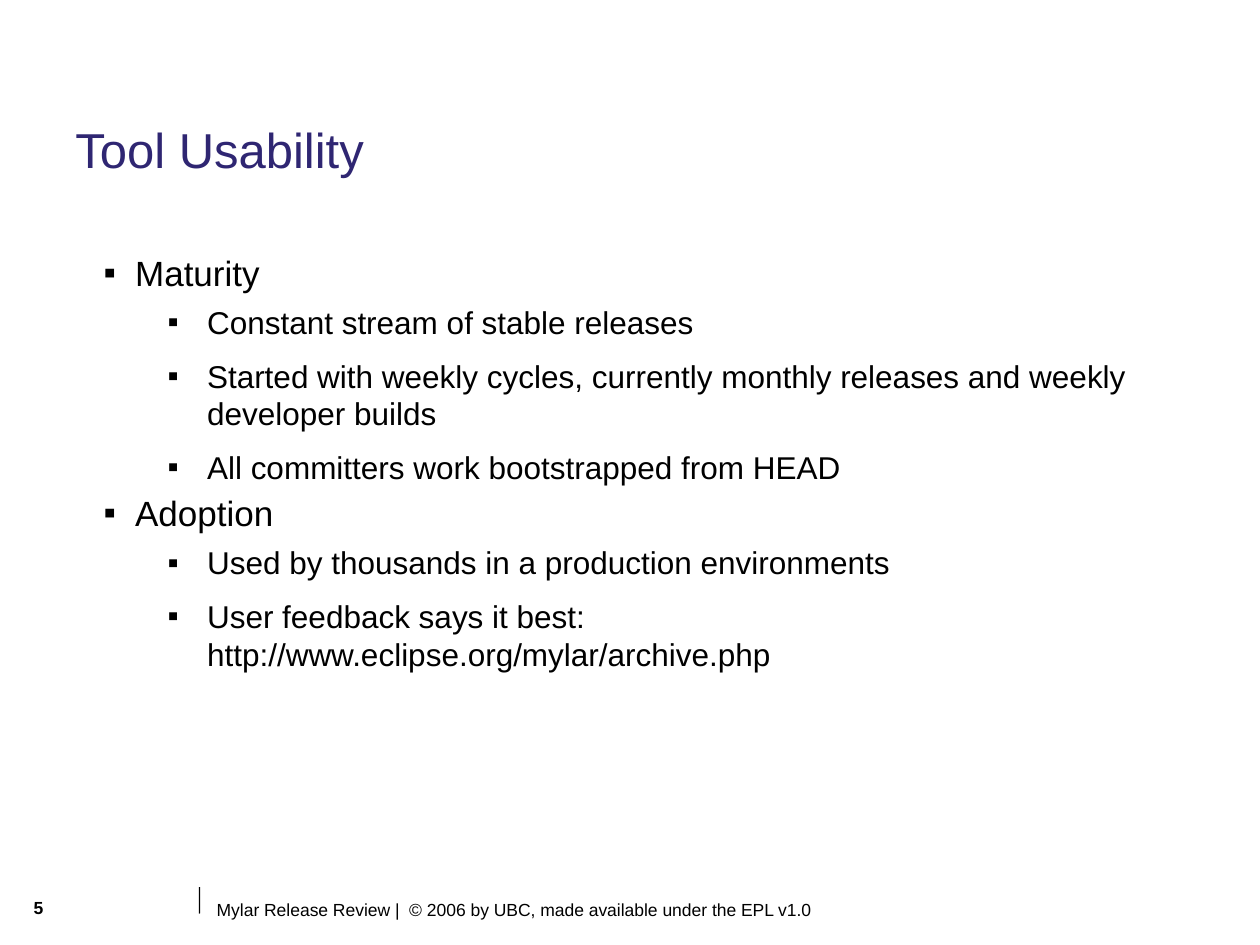
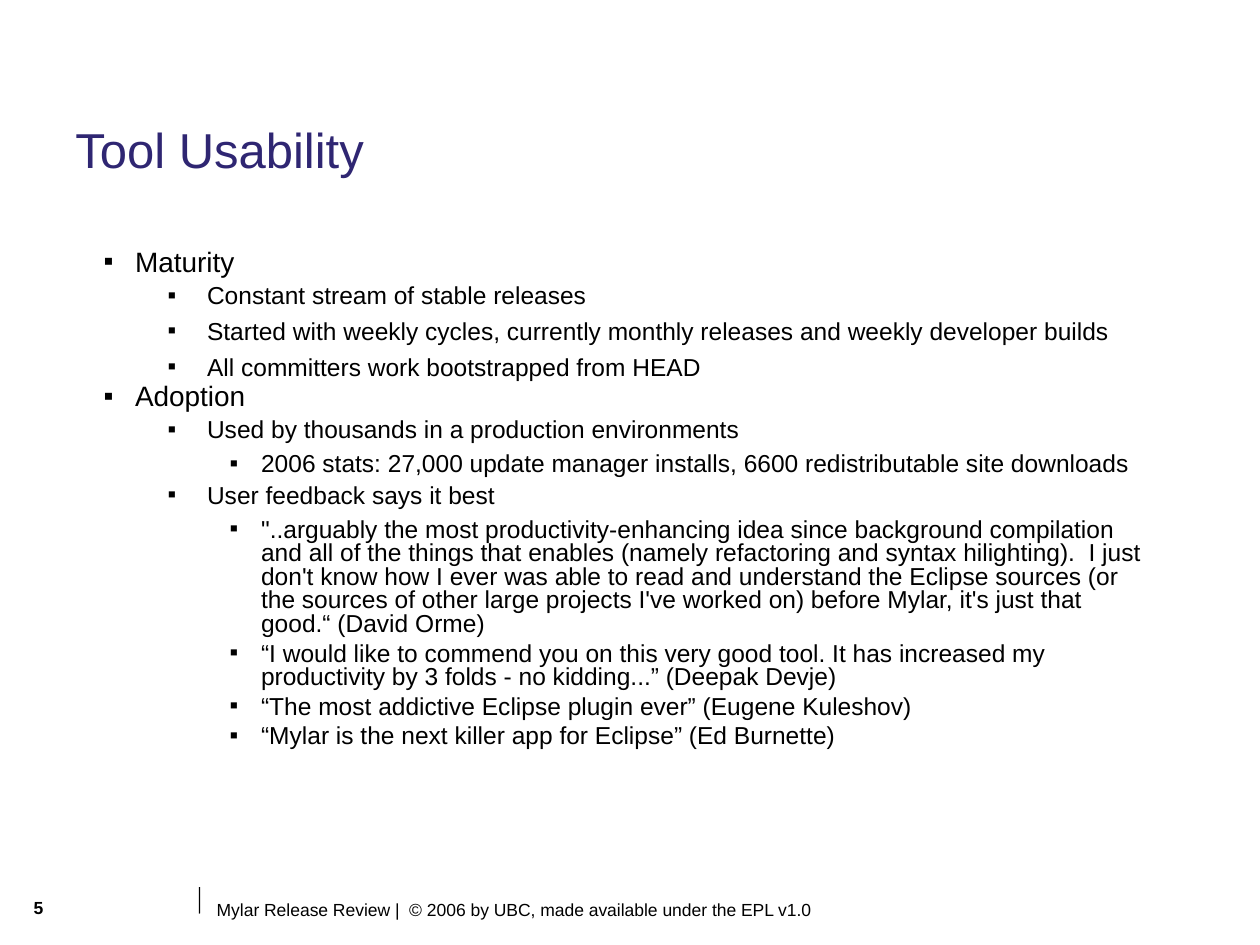
Before and after one commit to eclipse-mylyn/mylyn-website, a slide deck: slide 5 of publications/2006-11-mylar-release-review.ppt. Drawn at 1260x945 pixels with LibreOffice and Linux fonts; fonts in the diff are those of the drawing; background and template pictures are left out. Boxes give left, top, right and bottom in pixels: in the first picture for what was removed or moved away, otherwise in the second. Text is boxed around its words. In the diff, an @@ line names an element or a change of style, - is before the commit and + after.

```diff
--- a/publications/2006-11-mylar-release-review.ppt
+++ b/publications/2006-11-mylar-release-review.ppt
@@ text at <box>135,251,1108,443</box>: size 20 to 16 pt in "Maturity", "Adoption"; size 18 to 14 pt in "Constant stream of stable releases", "Started with weekly cycles, currently monthly releases ...", "All committers work bootstrapped from HEAD", "Used by thousands in a production environments"; line spacing 1 to 0.8; less space between paragraphs @@
@@ text at <box>207,454,1140,749</box>: text changed; size 18 to 14 pt @@
-  ▪ User feedback says it best: http://www.eclipse.org/mylar/archive.php
+    ▪ 2006 stats: 27,000 update manager installs, 6600 redistributable site downloads
+  ▪ User feedback says it best
+    ▪ "..arguably the most productivity-enhancing idea since background compilation and all of the things that enables (namely refactoring and syntax hilighting). I just don't know how I ever was able to read and understand the Eclipse sources (or the sources of other large projects I've worked on) before Mylar, it's just that good.“ (David Orme)
+    ▪ “I would like to commend you on this very good tool. It has increased my productivity by 3 folds - no kidding...” (Deepak Devje)
+    ▪ “The most addictive Eclipse plugin ever” (Eugene Kuleshov)
+    ▪ “Mylar is the next killer app for Eclipse” (Ed Burnette)
```
Also in this commit, not shown: 5 other slides changed.
